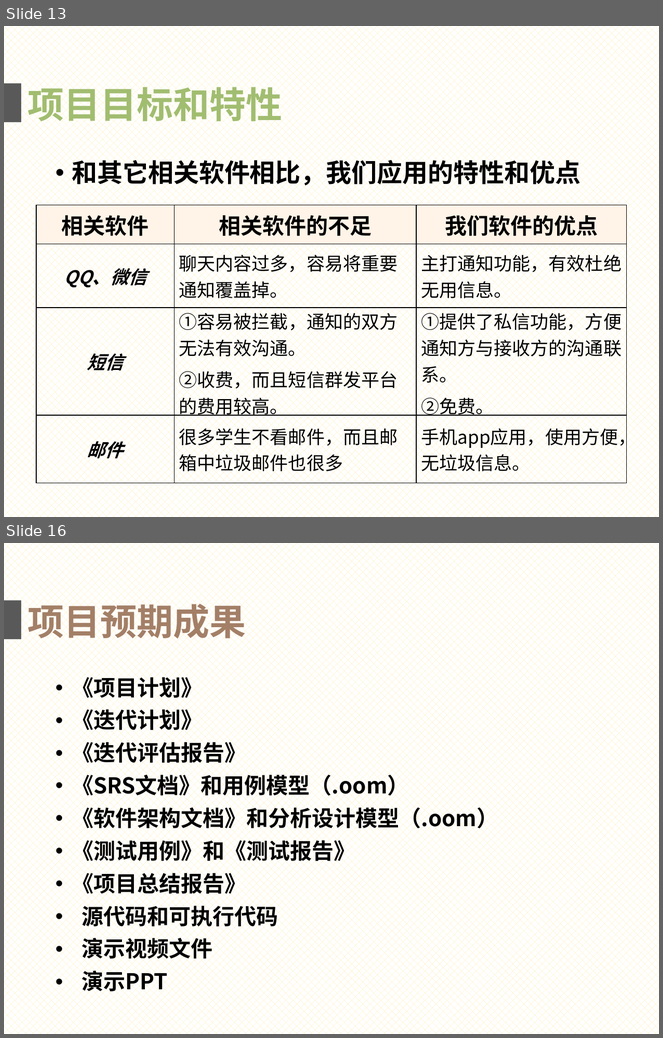
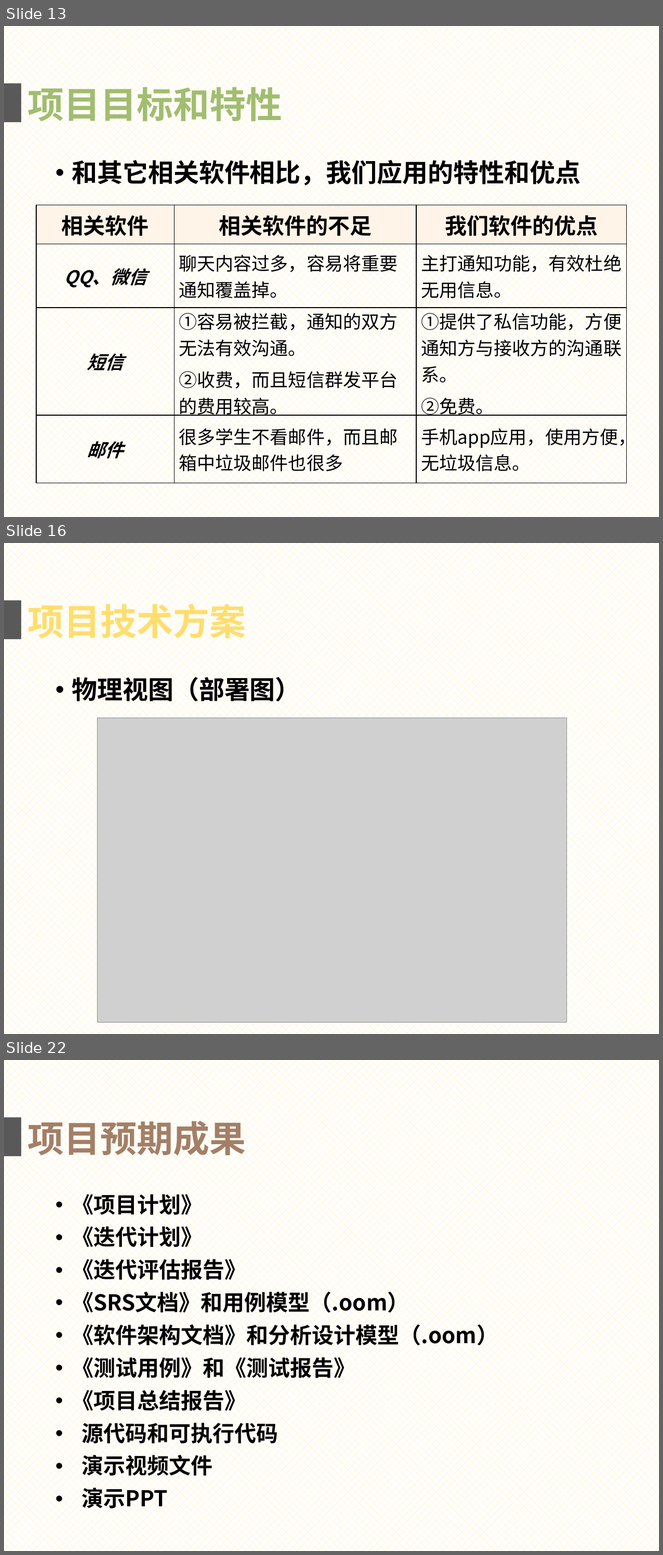
Before and after one commit to gocs/letmeknow, a slide deck: doc/presentation.pptx. Shown one above the other, each under a label of ours: slides 13 and 16 before the commit, slides 13, 16 and 22 after it; the slides between them are not shown. The pictures are 663x1038 and 663x1555 pixels, drawn with LibreOffice and Linux fonts; fonts in the diff are those of the drawing; grey boxes stand for pictures. Boxes give left, top, right and bottom in pixels: in the first picture for what was removed or moved away, otherwise in the second. Text is boxed around its words. In the diff, an @@ line names an element or a change of style, - is before the commit and + after.

```diff
--- a/doc/presentation.pptx
+++ b/doc/presentation.pptx
@@ slide 16 added at [4, 543, 659, 1034], background pattern #FFE699 on #FFFFFF @@
@@ rectangle added at [4, 601, 21, 639], fill #595959 @@
@@ text added at [27, 599, 246, 644], 40 pt, text #FFDE6F, bold @@
+项目技术方案
@@ text added at [72, 675, 300, 704], 28 pt, text #000000, bold @@
+• 物理视图（部署图）
@@ picture added at [98, 718, 568, 1022] @@
@@ what was slide 16 is now slide 22 @@
```
Also in this commit, not shown: 3 slides changed, 5 other slides added, 4 other files.
